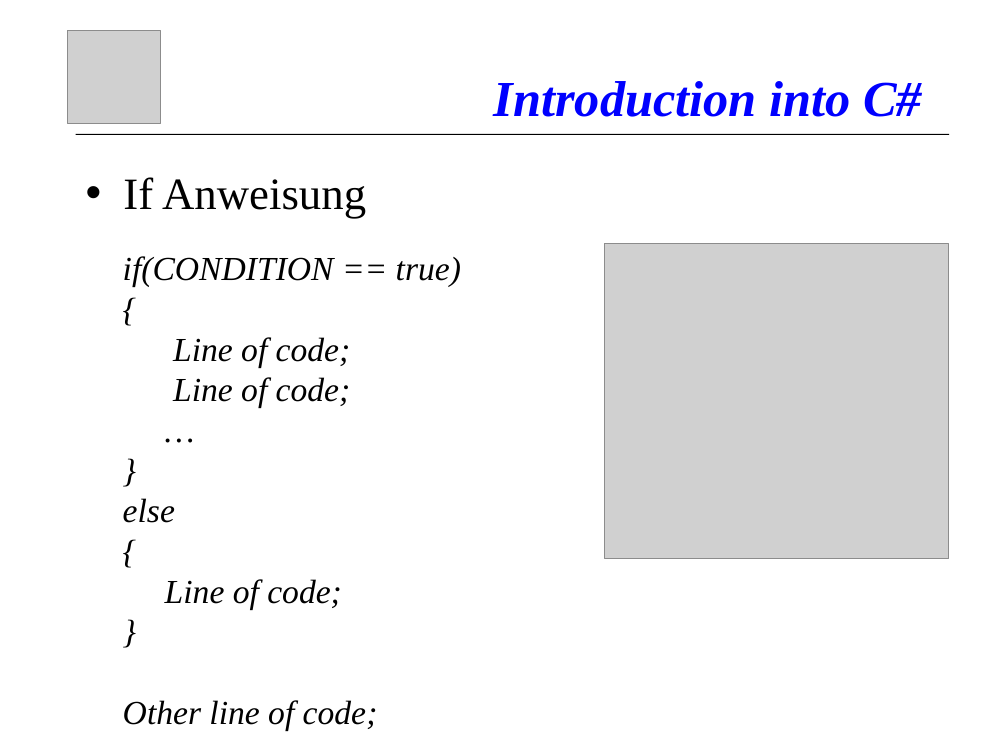
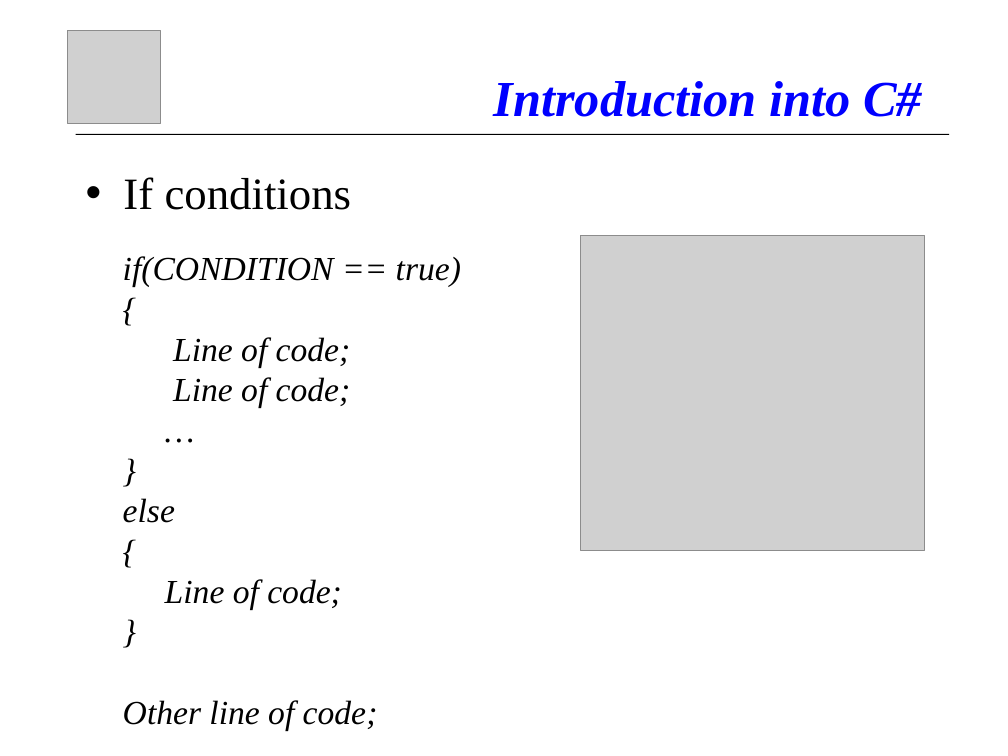
Before and after one commit to atillakati/fit_omicron_atilla, a slide deck: slide 16 of doc/C#_Kurs_en.ppt. Drawn at 1008x756 pixels with LibreOffice and Linux fonts; fonts in the diff are those of the drawing; grey boxes stand for pictures. Boxes give left, top, right and bottom in pixels: in the first picture for what was removed or moved away, otherwise in the second. Text is boxed around its words. In the diff, an @@ line names an element or a change of style, - is before the commit and + after.

```diff
--- a/doc/C#_Kurs_en.ppt
+++ b/doc/C#_Kurs_en.ppt
@@ text at [123, 177, 352, 210]: text changed @@
-• If Anweisung
+• If conditions
@@ picture: place and size @@
-picture at [605, 244, 949, 559]
+picture at [581, 235, 924, 549]
```
Also in this commit, not shown: 9 other slides changed, 3 slides added, 2 slides removed, 4 other files.
